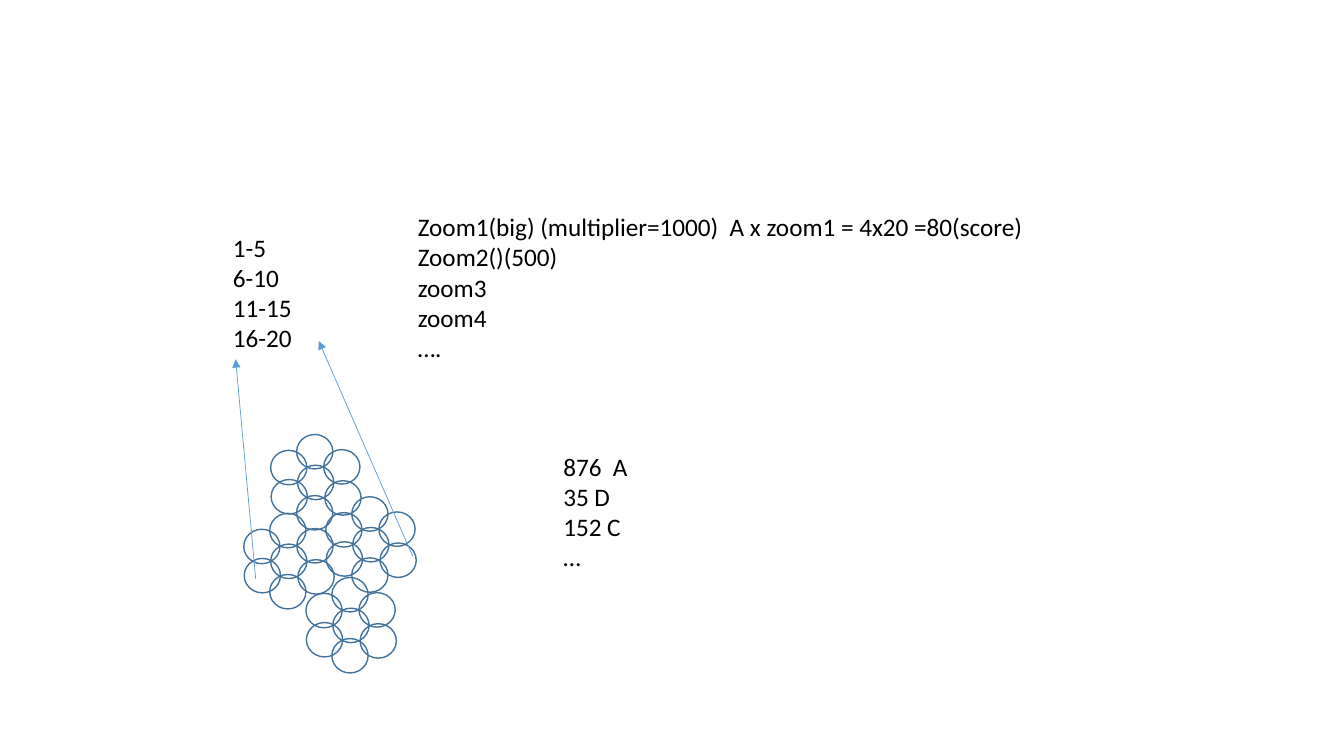
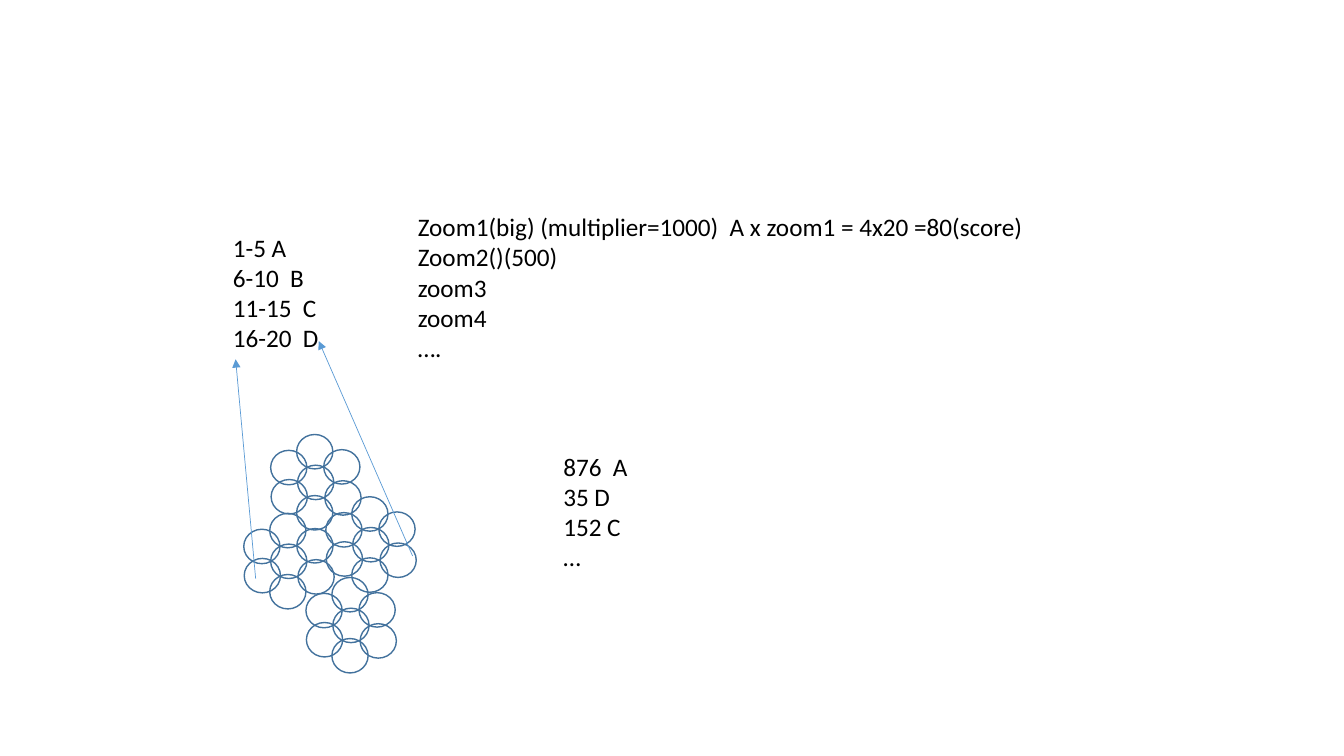
Before and after one commit to shehram-tahir/backend2, a slide deck: slide 5 of popularity_algo.pptx. Drawn at 1344x756 pixels with LibreOffice and Linux fonts; fonts in the diff are those of the drawing. Boxes give left, top, right and bottom in pixels: in the first picture for what was removed or moved away, otherwise in the second. Text is boxed around its words. In the diff, an @@ line names an element or a change of style, - is before the commit and + after.

```diff
--- a/popularity_algo.pptx
+++ b/popularity_algo.pptx
@@ text at [233,240,318,347]: text changed @@
-1-5
-6-10
-11-15
-16-20
+1-5 A
+6-10 B
+11-15 C
+16-20 D
```
Also in this commit, not shown: 1 other slide changed.
